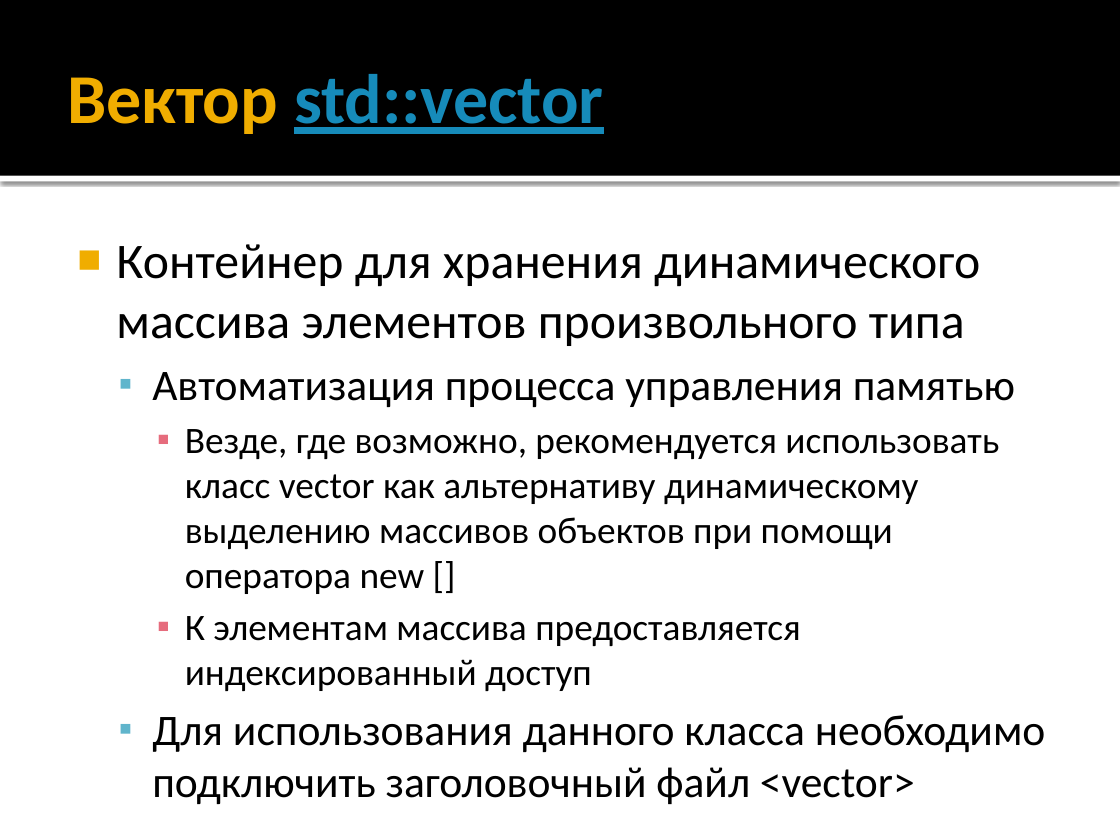
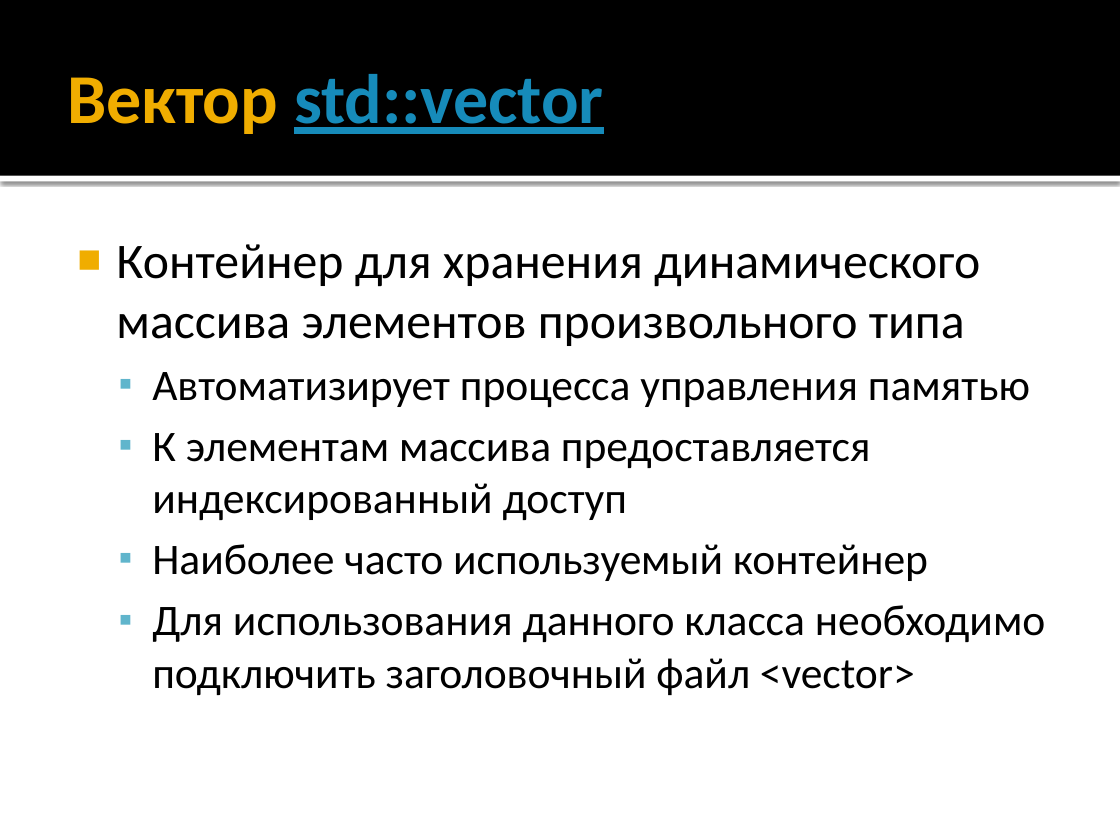
Before and after one commit to alexey-malov/oop, a slide deck: slide 142 of lectures/01/Синтаксис C++.pptx (slide 141 before the commit). Drawn at 1120x840 pixels with LibreOffice and Linux fonts; fonts in the diff are those of the drawing. Boxes give left, top, right and bottom in pixels: in the first picture for what was removed or moved away, otherwise in the second. Text is boxed around its words. In the diff, an @@ line names an element or a change of style, - is before the commit and + after.

```diff
--- a/lectures/01/Синтаксис C++.pptx
+++ b/lectures/01/Синтаксис C++.pptx
@@ text at [152,372,1030,407]: text changed; size 24 to 28 pt @@
-  ▪ Автоматизация процесса управления памятью
-    ▪ Везде, где возможно, рекомендуется использовать класс vector как альтернативу динамическому выделению массивов объектов при помощи оператора new []
+  ▪ Автоматизирует процесса управления памятью
@@ text at [152,433,871,520]: size 24 to 28 pt in "К элементам массива предоставляется индексированный доступ"; list level 3 to 2 in "К элементам массива предоставляется индексированный ..."; bullet colour #E66C7D to #60B5CC @@
@@ text at [152,544,928,581]: paragraph added @@
+  ▪ Наиболее часто используемый контейнер
```
Also in this commit, not shown: 1 other slide changed, 1 slide added, 1 other file.
